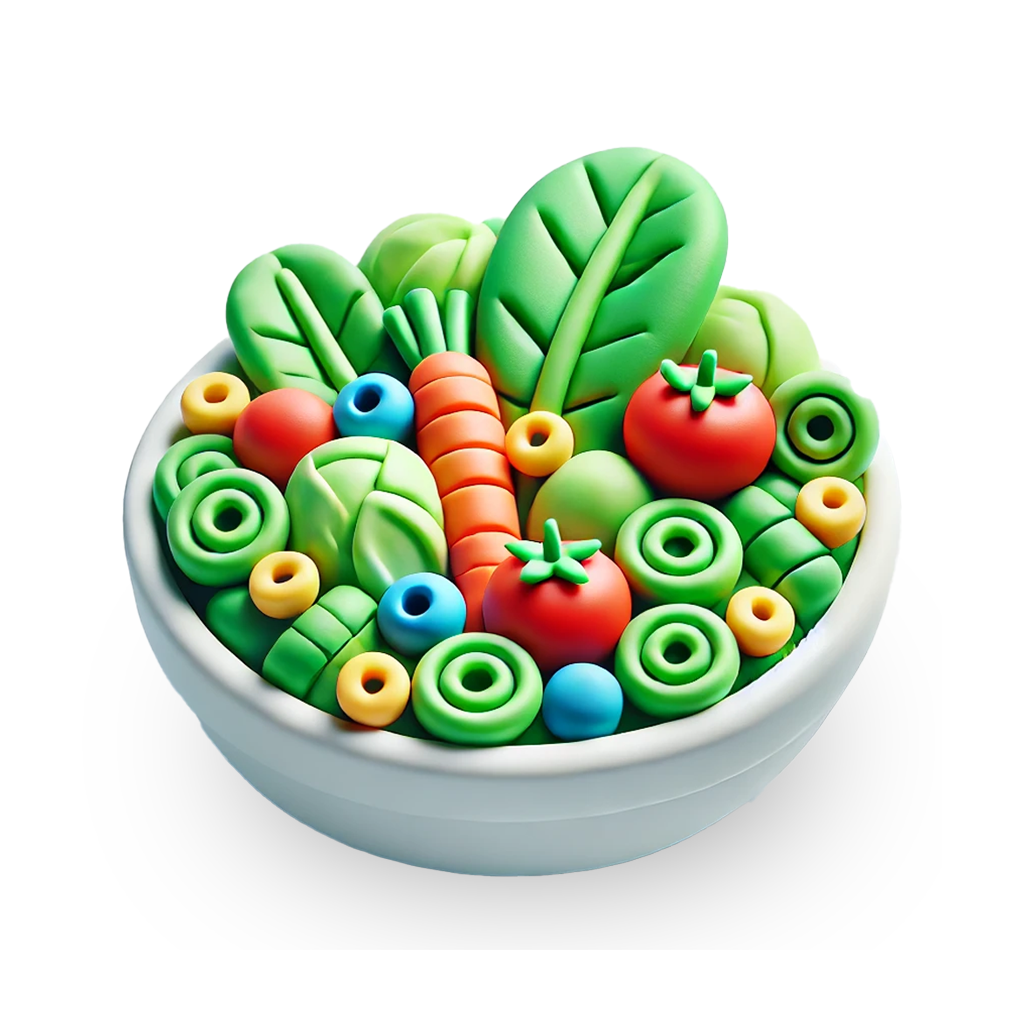
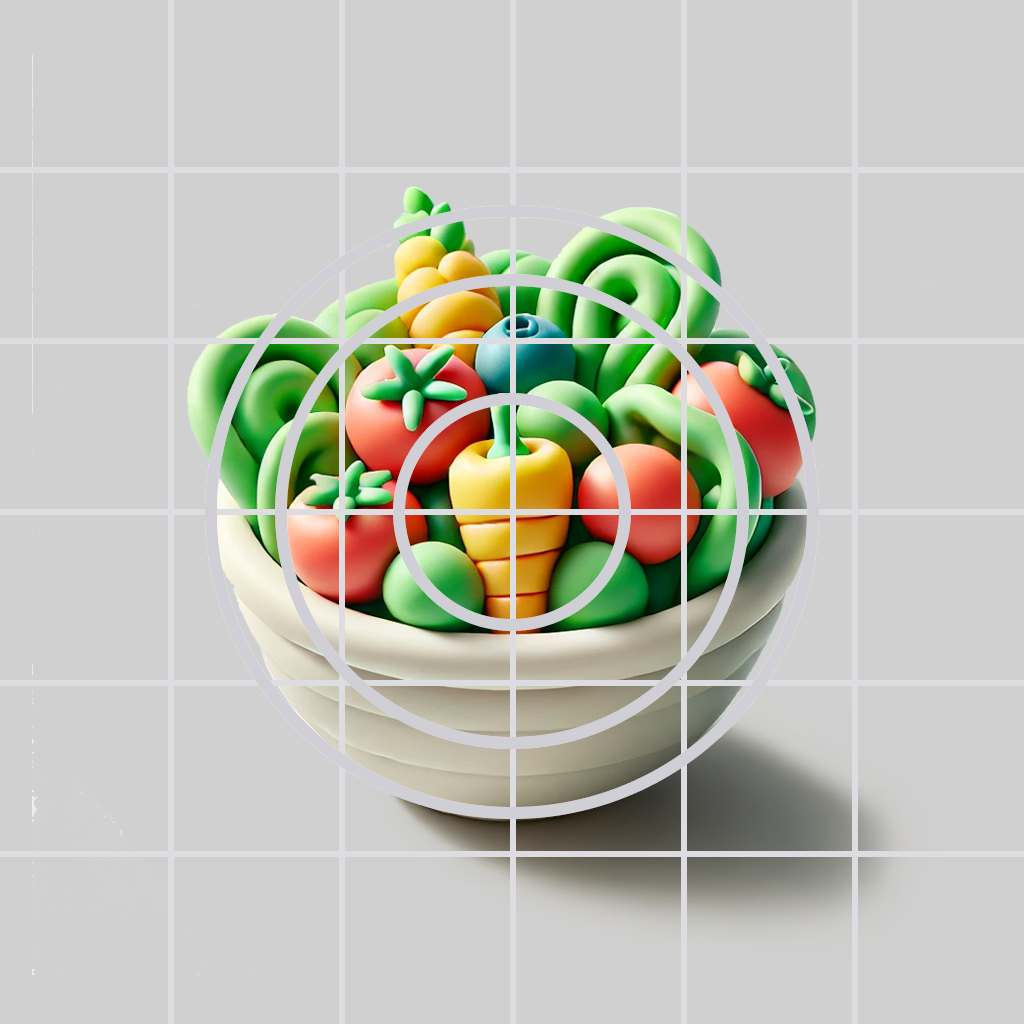
The second 1024 x 1024 image is a revision of the first. Changes to its layers:
removed layer "Layer 5" over (121, 146, 903, 877)
removed layer "Layer 6" (was 50%) over (82, 440, 942, 950)
added layer "Layer 7" above "Item" over (0, 0, 1024, 1024)
added layer "Item" above "Background" over (32, 54, 953, 975)
added layer "Background" over (0, 0, 1024, 1024)
